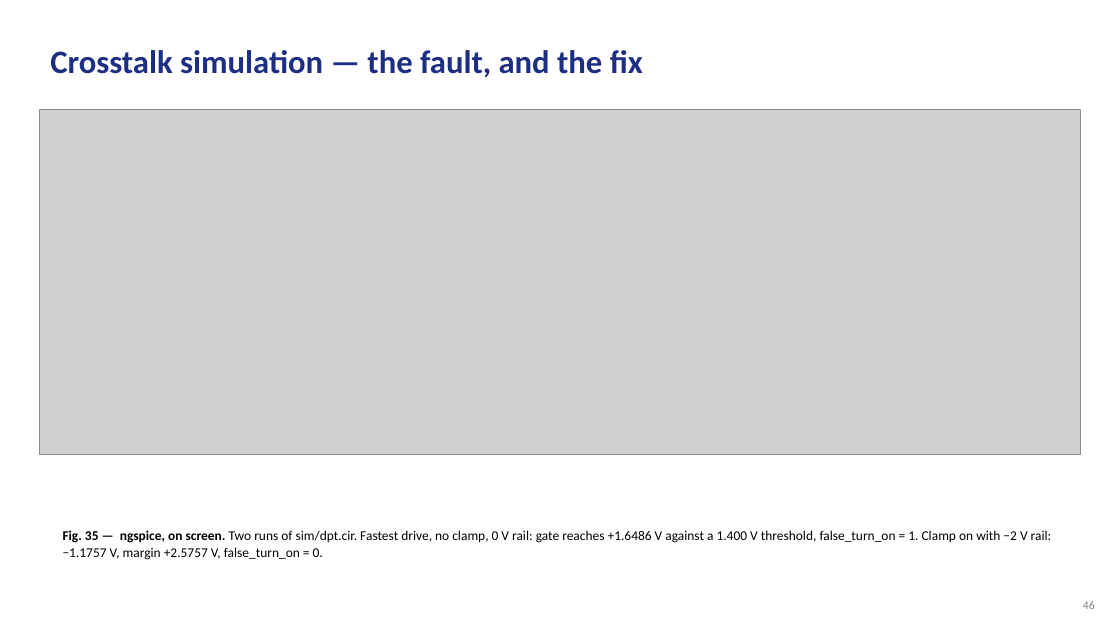
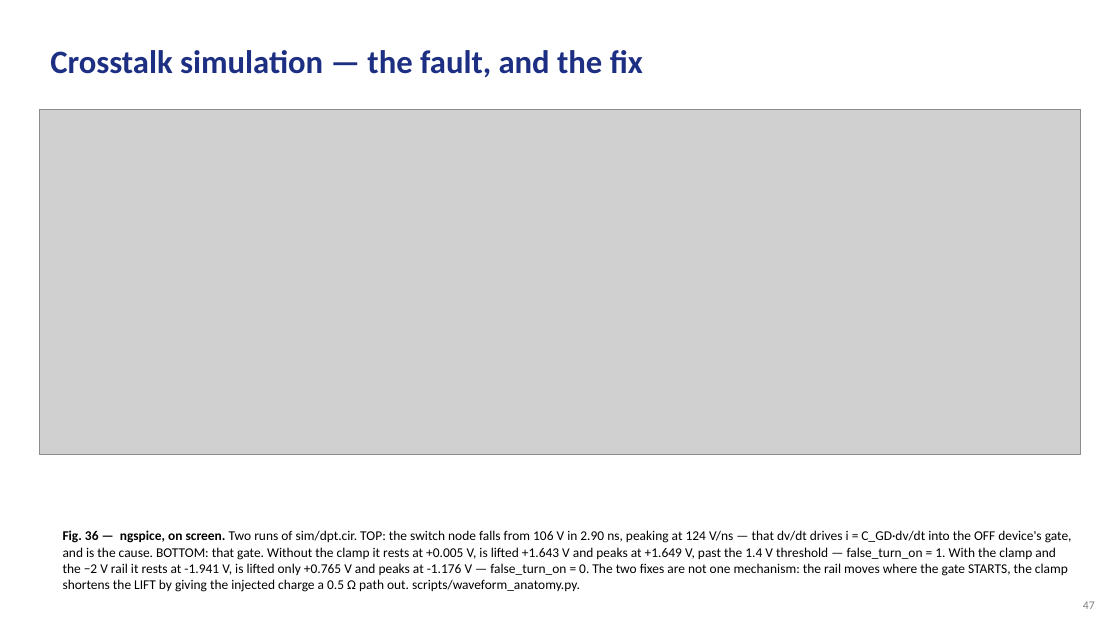
Before and after one commit to Amritha902/gan-driver, a slide deck: slide 47 of review/GaN_Review2_BACKUP.pptx (slide 46 before the commit). Drawn at 1120x630 pixels with LibreOffice and Linux fonts; fonts in the diff are those of the drawing; grey boxes stand for pictures. Boxes give left, top, right and bottom in pixels: in the first picture for what was removed or moved away, otherwise in the second. Text is boxed around its words. In the diff, an @@ line names an element or a change of style, - is before the commit and + after.

```diff
--- a/review/GaN_Review2_BACKUP.pptx
+++ b/review/GaN_Review2_BACKUP.pptx
@@ text at (63, 530, 1072, 592): text changed @@
-Fig. 35 — ngspice, on screen. Two runs of sim/dpt.cir. Fastest drive, no clamp, 0 V rail: gate reaches +1.6486 V against a 1.400 V threshold, false_turn_on = 1. Clamp on with −2 V rail: −1.1757 V, margin +2.5757 V, false_turn_on = 0.
+Fig. 36 — ngspice, on screen. Two runs of sim/dpt.cir. TOP: the switch node falls from 106 V in 2.90 ns, peaking at 124 V/ns — that dv/dt drives i = C_GD·dv/dt into the OFF device's gate, and is the cause. BOTTOM: that gate. Without the clamp it rests at +0.005 V, is lifted +1.643 V and peaks at +1.649 V, past the 1.4 V threshold — false_turn_on = 1. With the clamp and the −2 V rail it rests at -1.941 V, is lifted only +0.765 V and peaks at -1.176 V — false_turn_on = 0. The two fixes are not one mechanism: the rail moves where the gate STARTS, the clamp shortens the LIFT by giving the injected charge a 0.5 Ω path out. scripts/waveform_anatomy.py.
@@ text at (1083, 601, 1095, 609): text changed @@
-46
+47
```
Also in this commit, not shown: 61 other slides changed, 1 slide added, 8 other files.
